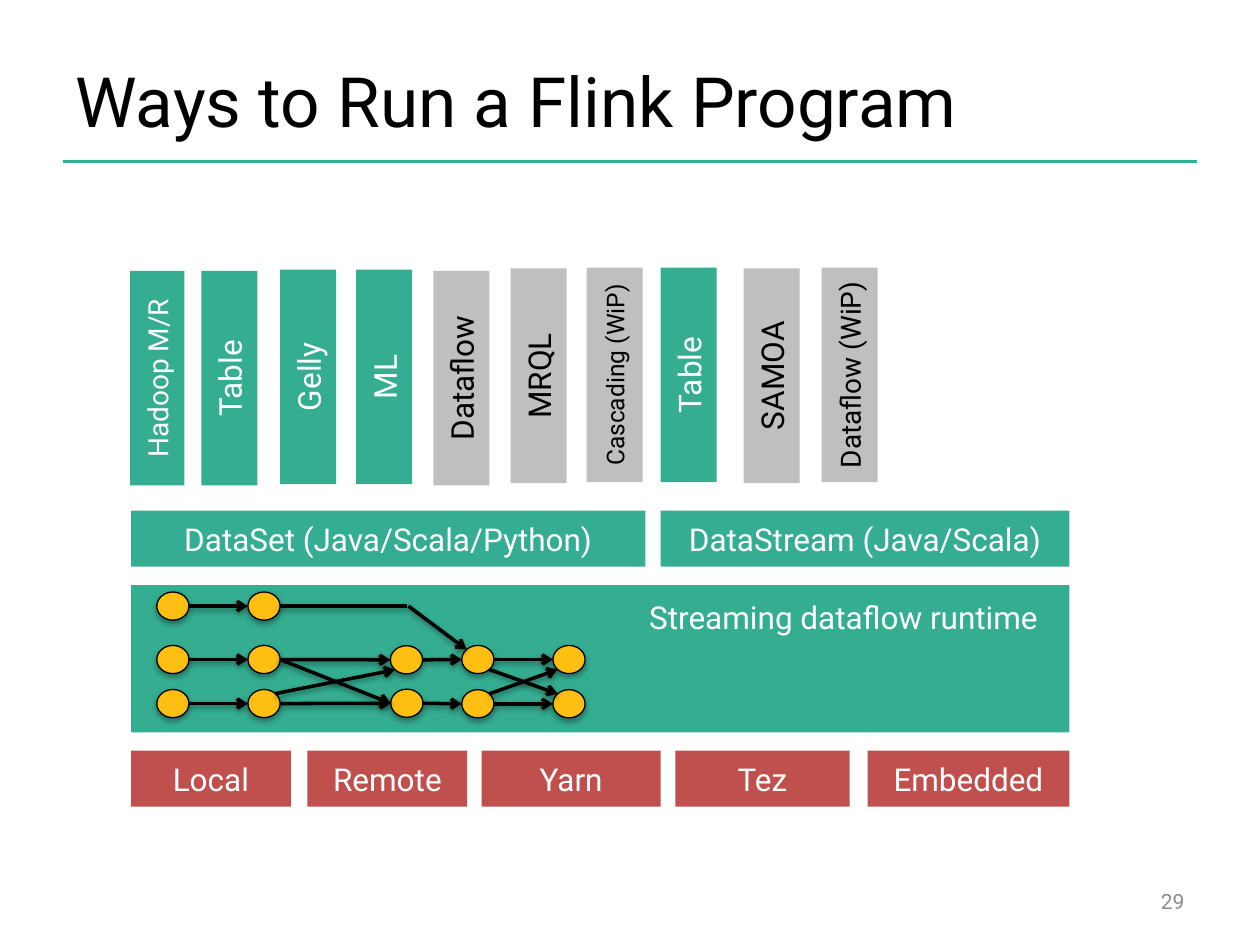
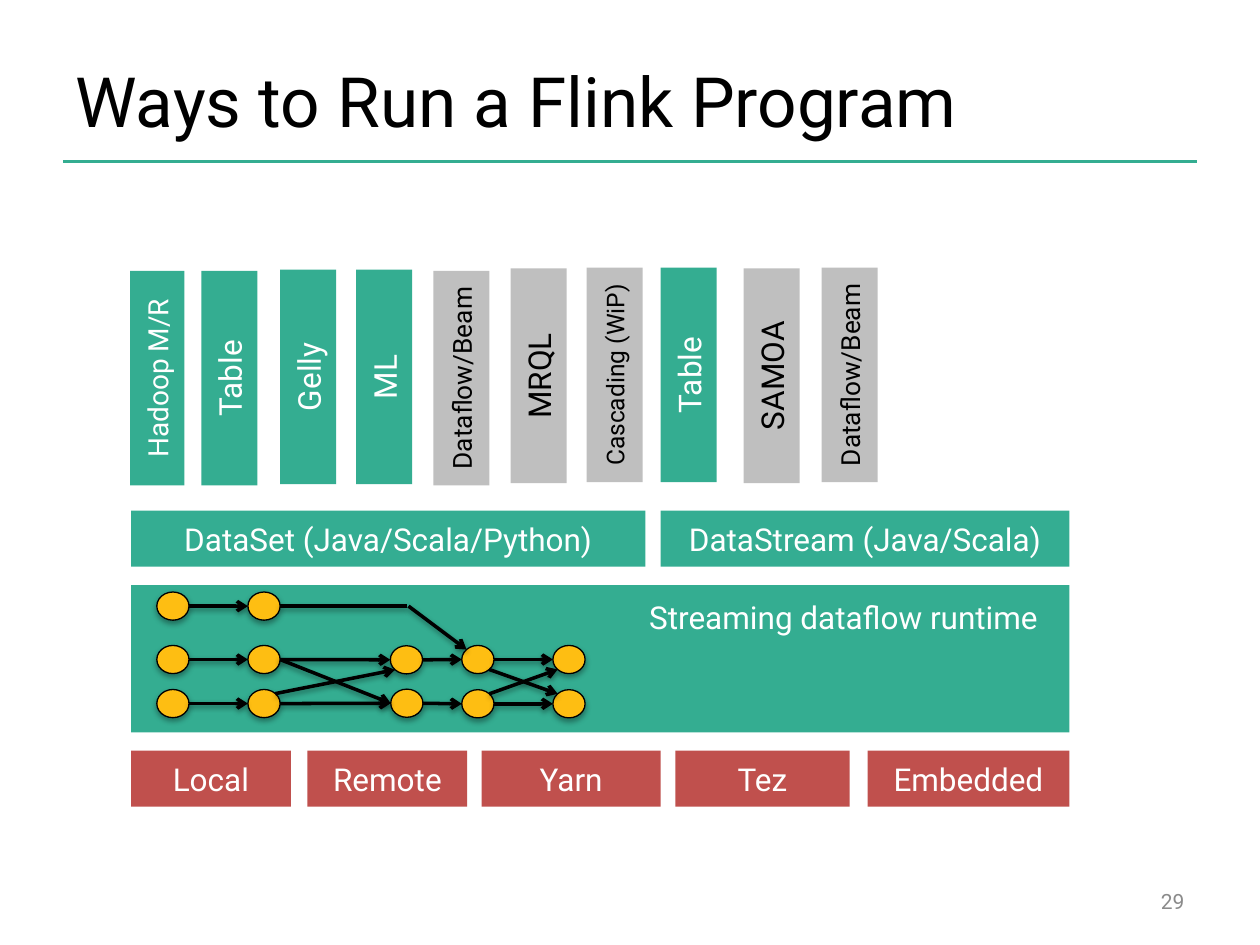
Before and after one commit to dataArtisans/flink-training-web, a slide deck: slide 29 of slides/flink_overview.pptx. Drawn at 1260x945 pixels with LibreOffice and Linux fonts; fonts in the diff are those of the drawing; background and template pictures are left out. Boxes give left, top, right and bottom in pixels: in the first picture for what was removed or moved away, otherwise in the second. Text is boxed around its words. In the diff, an @@ line names an element or a change of style, - is before the commit and + after.

```diff
--- a/slides/flink_overview.pptx
+++ b/slides/flink_overview.pptx
@@ text in rectangle at (444,305,479,463): text changed; size 18 to 15 pt @@
-Dataflow
+Dataflow/Beam
@@ text in rectangle at (833,302,868,460): text changed; size 16 to 15 pt @@
-Dataflow (WiP)
+Dataflow/Beam
```
Also in this commit, not shown: 1 other slide changed, 5 other files.
